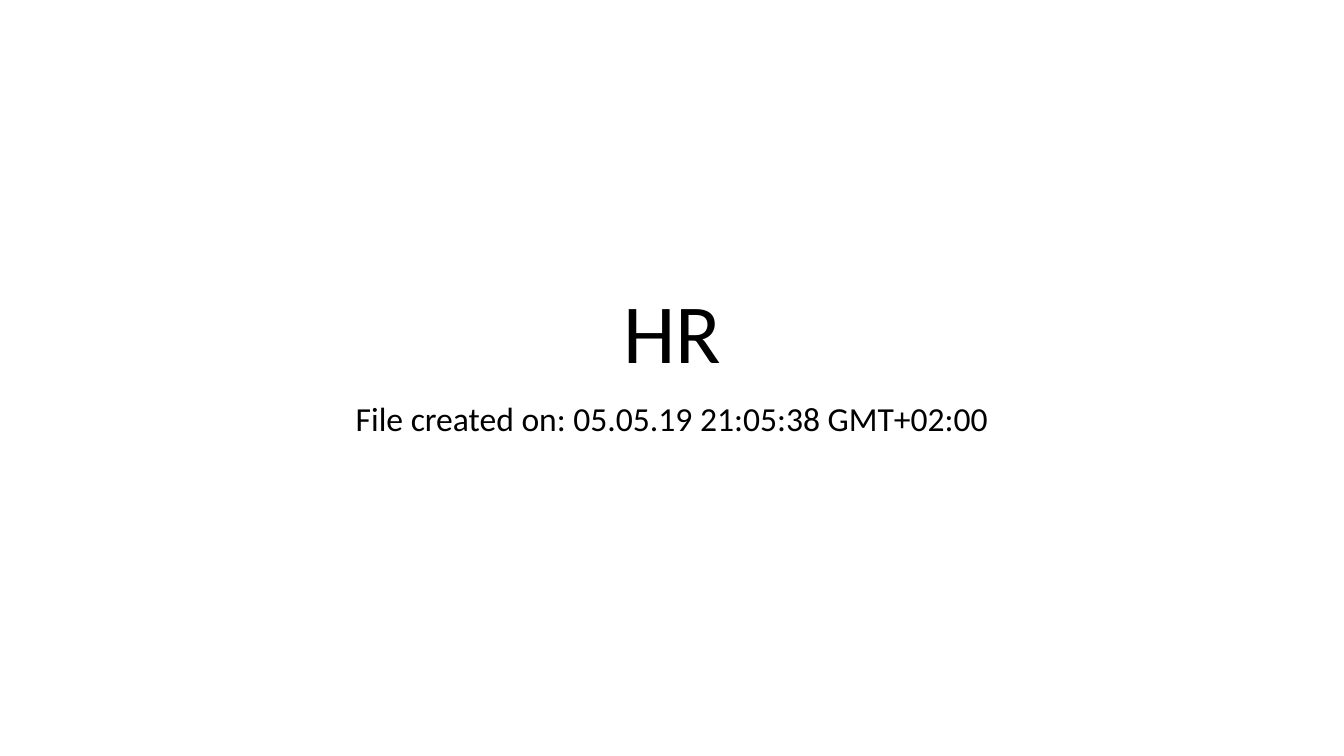
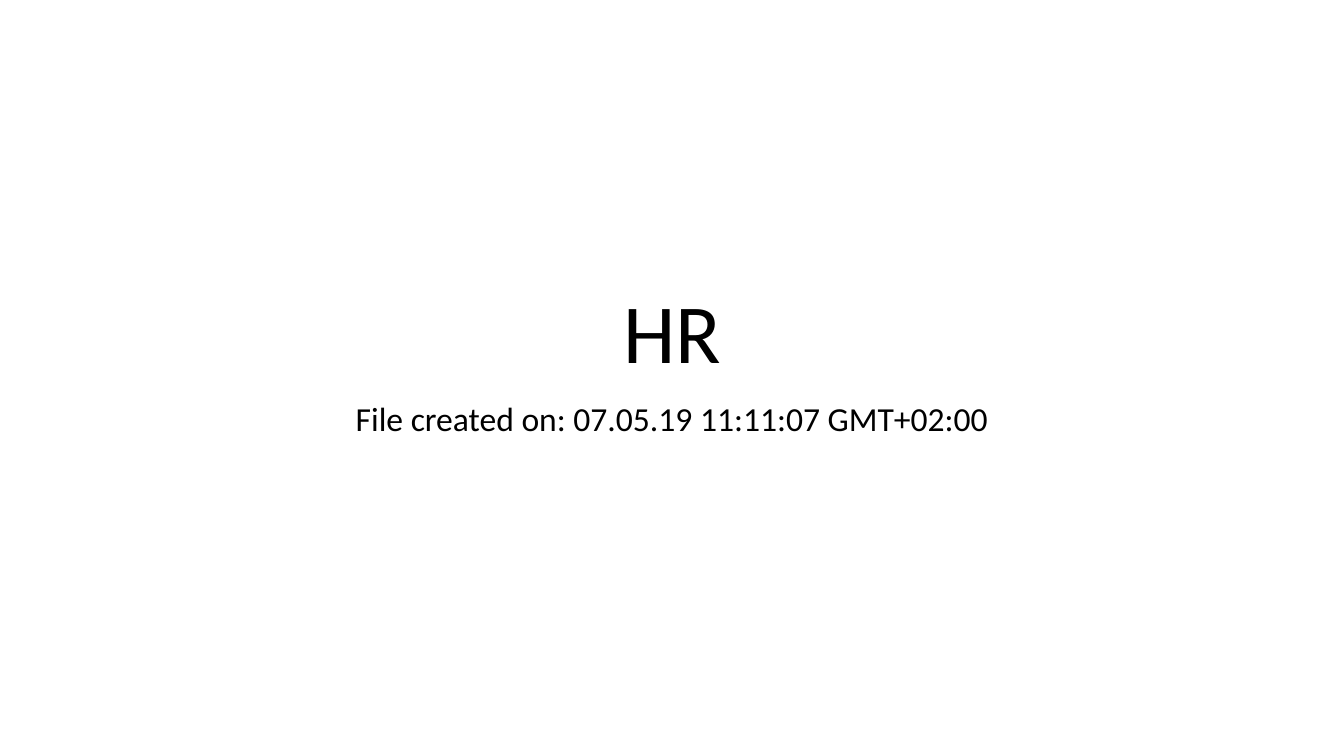
Before and after one commit to parkjan4/DSIP, a slide deck: slide 1 of Project/HR.pptx. Drawn at 1344x756 pixels with LibreOffice and Linux fonts; fonts in the diff are those of the drawing. Boxes give left, top, right and bottom in pixels: in the first picture for what was removed or moved away, otherwise in the second. Text is boxed around its words. In the diff, an @@ line names an element or a change of style, - is before the commit and + after.

```diff
--- a/Project/HR.pptx
+++ b/Project/HR.pptx
@@ subtitle at bbox=[356, 407, 988, 432]: text changed @@
-File created on: 05.05.19 21:05:38 GMT+02:00
+File created on: 07.05.19 11:11:07 GMT+02:00
```
Also in this commit, not shown: 4 slides added, 1 slide removed, 11 other files.
